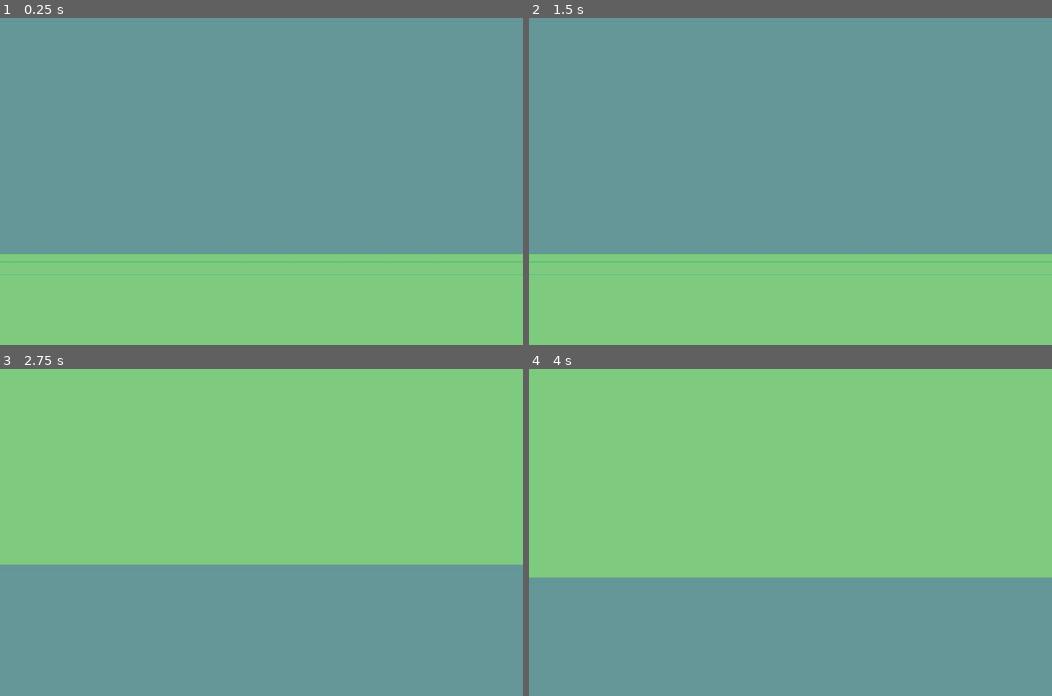
Above: before the commit, frames 1-4 (two rows, left to right).
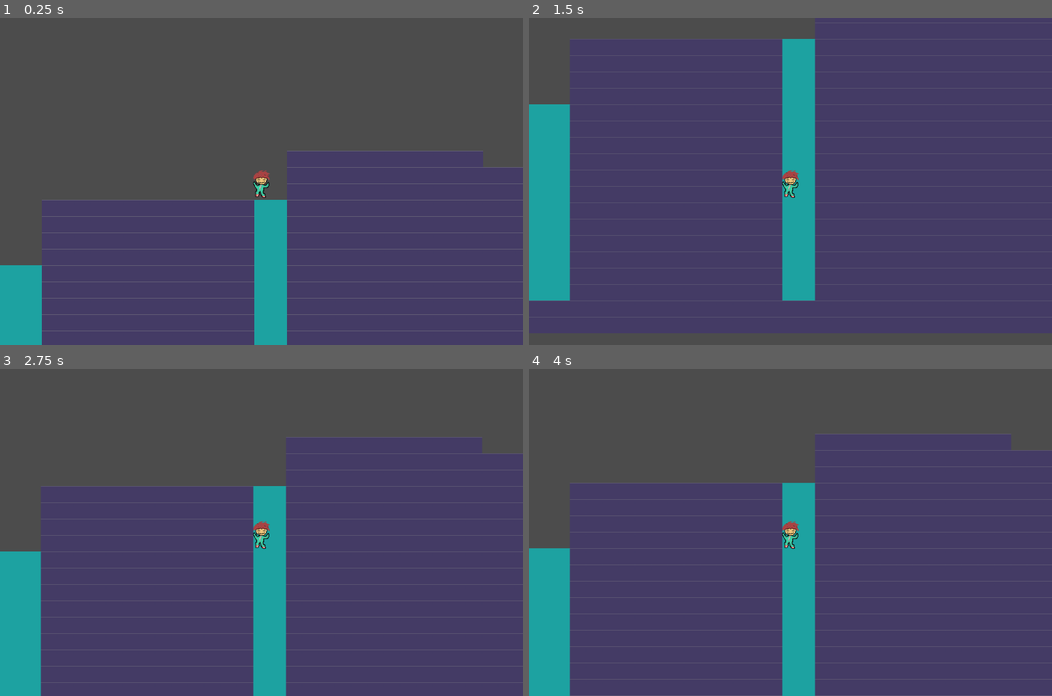
Above: after the commit, the same moments.

Repository: kushurox/GameTestMechanics
Game: Godot game, scene res://Scenes/generation.tscn
Two runs of this game, one before a commit and one after it. Both use one fixed random seed, a clock stepped at 60 frames per second and the inputs below.
Inputs:
- Up to frame 1 (0.25 s): no input
- Up to frame 2 (1.5 s): hold A (camera_left) 0.53-1.28 s; tap D (camera_right) at 0.8, 1.35 s
- Up to frame 3 (2.75 s): tap W (camera_up) at 1.55 s; hold W (camera_up) from 2.03 s (still down); tap A (camera_left) at 2.3 s
- Up to frame 4 (4 s): release W (camera_up) at 2.78 s; tap S (camera_down) at 2.85 s; tap D (camera_right) at 3.05 s; hold A (camera_left) from 3.53 s (still down); tap W (camera_up) at 3.8 s

The runs differ from the first frame. In frame 1, 100% of the frame differs, in the area x 0-100%, y 0-100%; in frame 2, 100%; in frame 3, 100%; in frame 4, 100%.

Commit message:
nice cock

Diff:
--- a/Scenes/generation.tscn
+++ b/Scenes/generation.tscn
@@ -1,24 +1,32 @@
-[gd_scene load_steps=5 format=2]
+[gd_scene load_steps=4 format=2]
 
 [ext_resource path="res://assets/generation.tres" type="TileSet" id=1]
 [ext_resource path="res://scripts/terrains/Puddles.gd" type="Script" id=2]
-[ext_resource path="res://scripts/CameraController.gd" type="Script" id=3]
-[ext_resource path="res://assets/background.png" type="Texture" id=4]
+[ext_resource path="res://Scenes/player.tscn" type="PackedScene" id=4]
 
 [node name="Node2D" type="Node2D"]
-script = ExtResource( 3 )
-speed = 500
 
-[node name="TileMap" type="TileMap" parent="."]
+[node name="NonCollidable" type="TileMap" parent="."]
 tile_set = ExtResource( 1 )
 cell_size = Vector2( 32, 32 )
+collision_layer = 0
+collision_mask = 0
+format = 1
+
+[node name="Collidable" type="TileMap" parent="."]
+tile_set = ExtResource( 1 )
+cell_size = Vector2( 32, 32 )
+collision_mask = 0
 format = 1
 script = ExtResource( 2 )
-width = 2000
-height = 2000
+min_height = 10
+max_height = 20
 
-[node name="Camera2D" type="Camera2D" parent="."]
-position = Vector2( 512, 320 )
+[node name="player" parent="." instance=ExtResource( 4 )]
+position = Vector2( 270, -12 )
+speed = 400
+
+[node name="Camera2D" type="Camera2D" parent="player"]
 current = true
 
 [node name="ParallaxBackground" type="ParallaxBackground" parent="."]
@@ -27,5 +35,4 @@
 motion_mirroring = Vector2( 1024, 1024 )
 
 [node name="Sprite" type="Sprite" parent="ParallaxBackground/ParallaxLayer"]
-texture = ExtResource( 4 )
 centered = false
--- /dev/null
+++ b/Scenes/player.tscn
@@ -0,0 +1,18 @@
+[gd_scene load_steps=4 format=2]
+
+[ext_resource path="res://assets/player.png" type="Texture" id=1]
+[ext_resource path="res://scripts/playerController.gd" type="Script" id=2]
+
+[sub_resource type="CapsuleShape2D" id=1]
+radius = 15.5
+
+[node name="player" type="KinematicBody2D"]
+collision_layer = 2
+script = ExtResource( 2 )
+
+[node name="Sprite" type="Sprite" parent="."]
+texture = ExtResource( 1 )
+
+[node name="CollisionShape2D" type="CollisionShape2D" parent="."]
+position = Vector2( -0.5, 8 )
+shape = SubResource( 1 )
--- a/assets/generation.tres
+++ b/assets/generation.tres
@@ -1,10 +1,9 @@
-[gd_resource type="TileSet" load_steps=5 format=2]
+[gd_resource type="TileSet" load_steps=4 format=2]
 
 [ext_resource path="res://assets/ground.png" type="Texture" id=1]
 [ext_resource path="res://assets/water.jpg" type="Texture" id=2]
-[ext_resource path="res://assets/colliderBlock.png" type="Texture" id=3]
 
-[sub_resource type="ConvexPolygonShape2D" id=1]
+[sub_resource type="ConvexPolygonShape2D" id=2]
 points = PoolVector2Array( 0, 0, 32, 0, 32, 32, 0, 32 )
 
 [resource]
@@ -18,9 +17,16 @@
 0/navigation_offset = Vector2( 0, 0 )
 0/shape_offset = Vector2( 0, 0 )
 0/shape_transform = Transform2D( 1, 0, 0, 1, 0, 0 )
+0/shape = SubResource( 2 )
 0/shape_one_way = false
-0/shape_one_way_margin = 0.0
-0/shapes = [  ]
+0/shape_one_way_margin = 1.0
+0/shapes = [ {
+"autotile_coord": Vector2( 0, 0 ),
+"one_way": false,
+"one_way_margin": 1.0,
+"shape": SubResource( 2 ),
+"shape_transform": Transform2D( 1, 0, 0, 1, 0, 0 )
+} ]
 0/z_index = 0
 1/name = "water.jpg 1"
 1/texture = ExtResource( 2 )
@@ -36,24 +42,3 @@
 1/shape_one_way_margin = 0.0
 1/shapes = [  ]
 1/z_index = 0
-2/name = "colliderBlock.png 2"
-2/texture = ExtResource( 3 )
-2/tex_offset = Vector2( 0, 0 )
-2/modulate = Color( 1, 1, 1, 1 )
-2/region = Rect2( 0, 0, 32, 32 )
-2/tile_mode = 0
-2/occluder_offset = Vector2( 0, 0 )
-2/navigation_offset = Vector2( 0, 0 )
-2/shape_offset = Vector2( 0, 0 )
-2/shape_transform = Transform2D( 1, 0, 0, 1, 0, 0 )
-2/shape = SubResource( 1 )
-2/shape_one_way = false
-2/shape_one_way_margin = 1.0
-2/shapes = [ {
-"autotile_coord": Vector2( 0, 0 ),
-"one_way": false,
-"one_way_margin": 1.0,
-"shape": SubResource( 1 ),
-"shape_transform": Transform2D( 1, 0, 0, 1, 0, 0 )
-} ]
-2/z_index = 0
--- /dev/null
+++ b/scripts/playerController.gd
@@ -0,0 +1,64 @@
+extends KinematicBody2D
+
+
+var normal = Vector2.UP
+
+export var speed = 100
+
+var up=0
+var left=0
+var right=0
+
+export var gravity = 20
+var wall_sliding = int(gravity/2)
+var wall_climbing = -250
+
+
+var jump_ctr = 2
+
+export var jump_strength = 450
+var jump_up = false
+
+var movement_mode = 0  # 0 - Land, 1 - Wall, 2 - Water
+
+var velocity = Vector2.ZERO
+
+
+func _ready():
+	Engine.set_target_fps(60)
+	set_physics_process(true)
+	set_process(true)
+
+
+func _process(delta):
+	up = Input.get_action_strength("camera_up")
+	jump_up = Input.is_action_just_pressed("camera_up")
+	left = Input.get_action_strength("camera_left")
+	right = Input.get_action_strength("camera_right")
+
+
+func _physics_process(delta):
+	if not movement_mode:
+		if is_on_wall():
+			movement_mode = 1
+			velocity = Vector2.ZERO
+
+		if is_on_floor()	:
+			jump_ctr = 2
+
+		velocity.y += gravity
+		velocity.x = (right-left)*speed
+		if jump_up and jump_ctr:
+			velocity.y = 0
+			jump_ctr -= 1
+			velocity.y = -jump_strength
+
+
+	elif movement_mode == 1:
+		if  not is_on_wall():
+			movement_mode = 0
+		velocity.y += wall_sliding
+		if up:
+			velocity.y = wall_climbing
+
+	velocity = move_and_slide(velocity, normal)
--- a/scripts/terrains/Biome.gd
+++ b/scripts/terrains/Biome.gd
@@ -1,6 +1,10 @@
 extends TileMap
 
 class_name Biome
+
+
+onready var nc: TileMap = self.get_parent().get_node("NonCollidable")
+
 
 var start_pos = []
 var tile_size = 32
@@ -25,22 +29,22 @@
 
 func fill_column(x: int, ch: int, target_height: int=0, tile_index: int=0):
 	while ch >= target_height:
-		self.set_cellv(map_tiles(x, ch), tile_index)
+		nc.set_cellv(map_tiles(x, ch), tile_index)
 		ch -= 1
 
 
-func check_neighbhor(x: int, y: int, target_tile: int, old_tile: int, new_tile: int):
-	if self.get_cell(x, y) == target_tile:
-		if self.get_cell(x-1, y) == old_tile or self.get_cell(x+1, y) == old_tile or self.get_cell(x, y+1) == old_tile or self.get_cell(x, y-1) == old_tile:
+func check_neighbhor(x: int, y: int, target_tile: int, old_tile: Array, new_tile: int):
+	if nc.get_cell(x, y) == target_tile:
+		if nc.get_cell(x-1, y) in old_tile or nc.get_cell(x+1, y) in old_tile or nc.get_cell(x, y+1) in old_tile or nc.get_cell(x, y-1) in old_tile:
 			self.set_cell(x, y, new_tile)
 
 
 func check_side(x: int, y: int, target_tile: int, old_tile: int, new_tile: int):
-	if self.get_cell(x, y) == target_tile:
-		if self.get_cell(x-1, y) == old_tile:
-			self.set_cell(x-1, y, new_tile)
-		elif self.get_cell(x+1, y) == old_tile:
-			self.set_cell(x+1, y, new_tile)
+	if nc.get_cell(x, y) == target_tile:
+		if nc.get_cell(x-1, y) == old_tile:
+			nc.set_cell(x-1, y, new_tile)
+		elif nc.get_cell(x+1, y) == old_tile:
+			nc.set_cell(x+1, y, new_tile)
 
 
 func generate():
@@ -48,6 +52,7 @@
 
 func _ready():
 	set_process(false)
+	rng.randomize()
 	height = ProjectSettings.get_setting("display/window/size/height") if not height else height
 	width = ProjectSettings.get_setting("display/window/size/width") if not width else width
 	MaxTilesY = (height/tile_size)-1
--- a/scripts/terrains/Block_Data/Blocks.gd
+++ b/scripts/terrains/Block_Data/Blocks.gd
@@ -5,7 +5,6 @@
 	"air": -1,
 	"ground": 0,
 	"water": 1,
-	"collider": 2
 }
 
 var block_name: String
--- a/scripts/terrains/Puddles.gd
+++ b/scripts/terrains/Puddles.gd
@@ -4,7 +4,6 @@
 
 
 func generate():
-	rng.seed = 2
 	var stretch = rng.randi_range(min_stretch, max_stretch)
 	var current_height = rng.randi_range(min_height, max_height)
 	var y = rng.randi_range(0, water_depth if water_depth <=current_height else current_height)
@@ -29,13 +28,13 @@
 				y = rng.randi_range(1, water_depth if water_depth <=current_height else current_height)
 
 	for x in range(-MaxTilesX, MaxTilesX+1):
-		for tempy in MaxTilesY+1:
+		for tempy in range(-(MaxTilesY+1), MaxTilesY+1):
 			check_side(x, tempy, 1, INVALID_CELL, 0)
 
 
 	# Generating collision blocks
 	for x in range(-MaxTilesX, MaxTilesX+1):
-		for tempy in MaxTilesY+1:
-			check_neighbhor(x, tempy, Blocks.block_index["ground"], Blocks.block_index["air"], Blocks.block_index["collider"])
+		for tempy in range(-(MaxTilesY+1), MaxTilesY+1):
+			check_neighbhor(x, tempy, Blocks.block_index["ground"], [Blocks.block_index["air"], Blocks.block_index["water"]], Blocks.block_index["ground"])
 
 	return 1
Binary file removed: assets/background.png
Binary file removed: assets/colliderBlock.png
Not shown, removed: assets/colliderBlock.png.import
Binary file added: assets/player.png
Not shown, changed: assets/player.png.import
Binary file added: assets/water2.png
Not shown, added: debug.keystore
